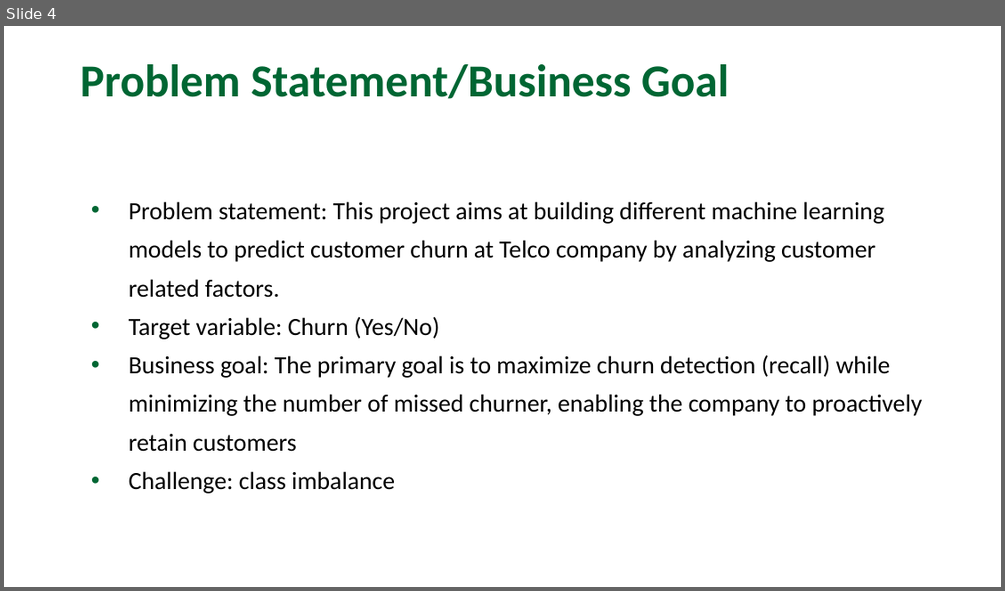
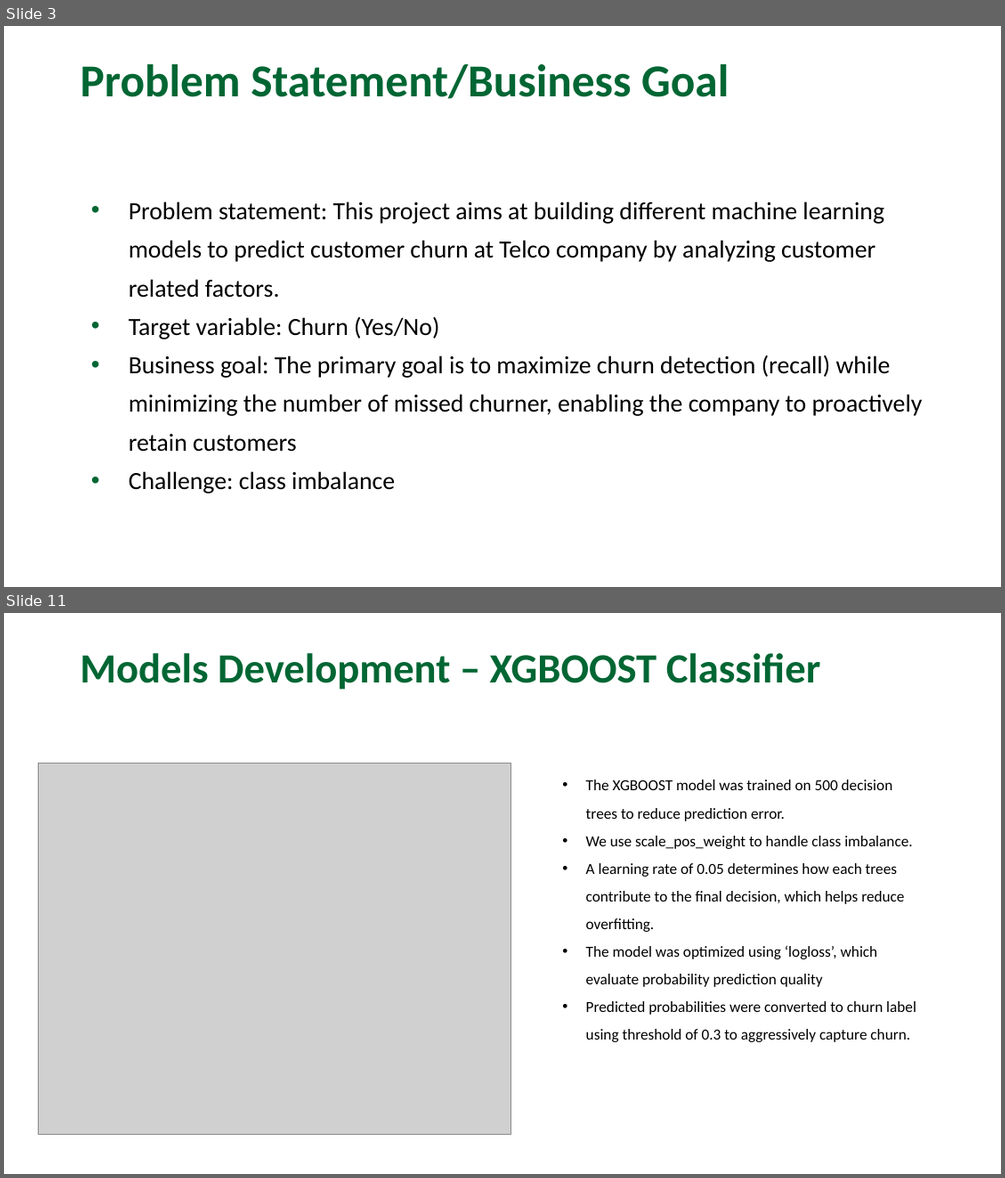
Before and after one commit to annguyenhuynh/AIT736-Team3, a slide deck: slides/AIT736_Final_Project_AnHuynh.pptx. Shown one above the other, each under a label of ours: slide 4 before the commit, slides 3 and 11 after it; the slides between them are not shown. The pictures are 1005x591 and 1005x1178 pixels, drawn with LibreOffice and Linux fonts; fonts in the diff are those of the drawing; grey boxes stand for pictures; background and template pictures are left out. Boxes give left, top, right and bottom in pixels: in the first picture for what was removed or moved away, otherwise in the second. Text is boxed around its words. In the diff, an @@ line names an element or a change of style, - is before the commit and + after.

```diff
--- a/slides/AIT736_Final_Project_AnHuynh.pptx
+++ b/slides/AIT736_Final_Project_AnHuynh.pptx
@@ slide 11 added at (4,613,1001,1174), background picture (left out) @@
@@ title added at (80,653,821,690), 40 pt, text #006633, bold @@
+Models Development – XGBOOST Classifier
@@ picture added at (38,763,510,1135) @@
@@ text added at (586,779,916,1042), 14.8 pt, text #000000 @@
+• The XGBOOST model was trained on 500 decision trees to reduce prediction error.
+• We use scale_pos_weight to handle class imbalance.
+• A learning rate of 0.05 determines how each trees contribute to the final decision, which helps reduce overfitting.
+• The model was optimized using ‘logloss’, which evaluate probability prediction quality
+• Predicted probabilities were converted to churn label using threshold of 0.3 to aggressively capture churn.
@@ what was slide 4 is now slide 3 @@
```
Also in this commit, not shown: 6 slides changed, 10 other slides added, 11 slides removed.
